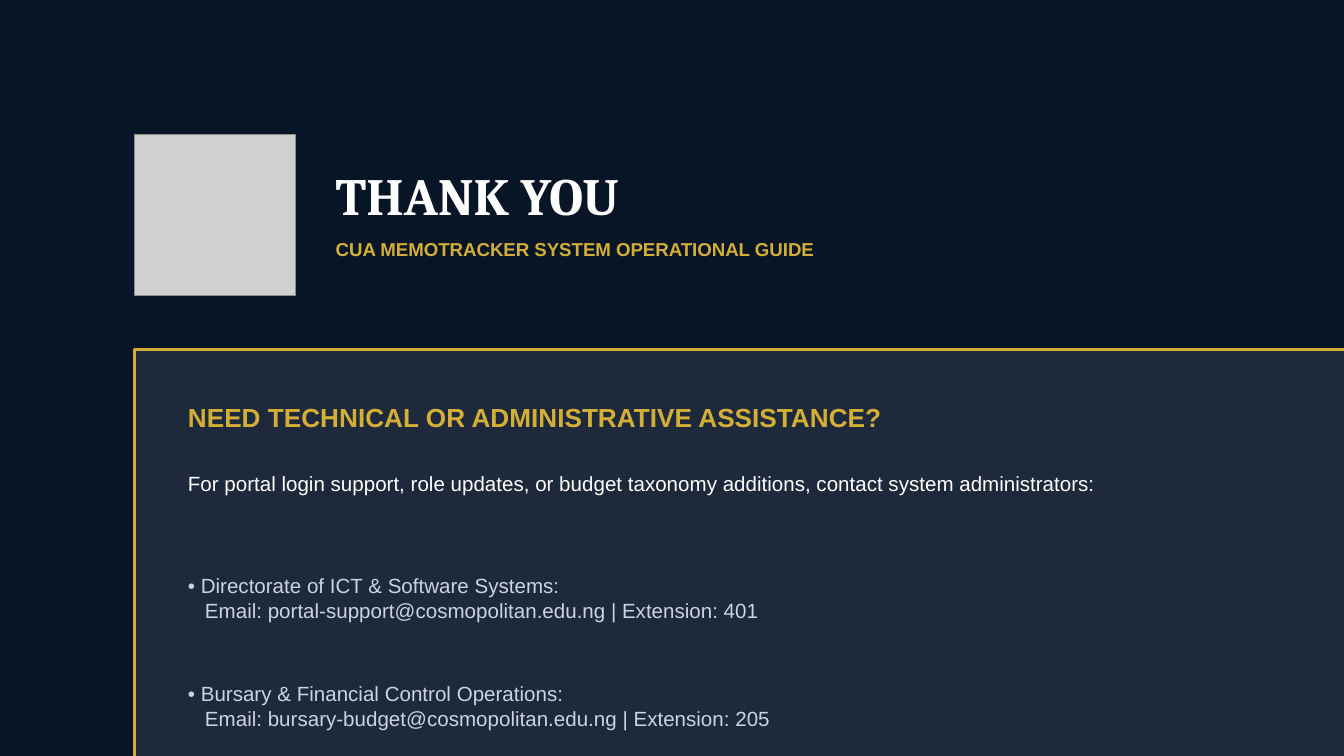
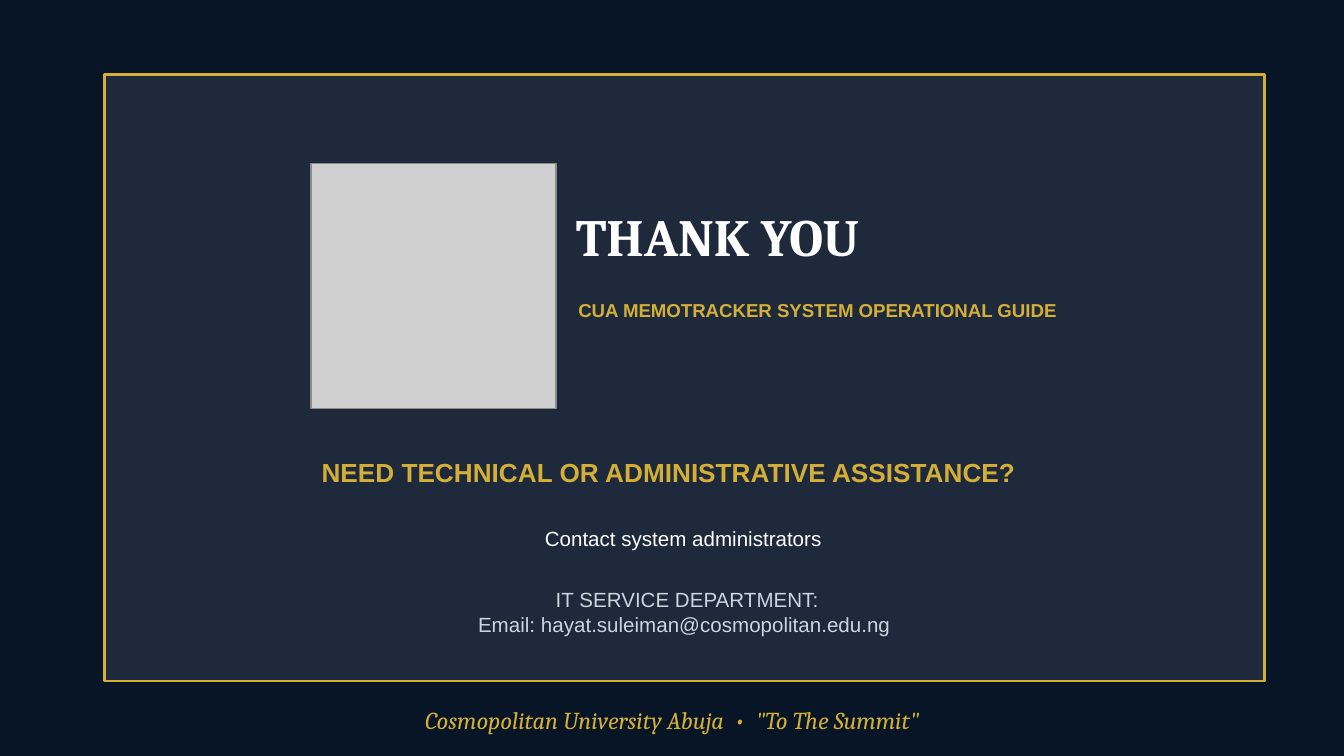
Before and after one commit to DevSadeeqSafana/CUA-MEMOTRACKER, a slide deck: slide 15 of CUAMemoTracker_User_Manual.pptx. Drawn at 1344x756 pixels with LibreOffice and Linux fonts; fonts in the diff are those of the drawing; grey boxes stand for pictures. Boxes give left, top, right and bottom in pixels: in the first picture for what was removed or moved away, otherwise in the second. Text is boxed around its words. In the diff, an @@ line names an element or a change of style, - is before the commit and + after.

```diff
--- a/CUAMemoTracker_User_Manual.pptx
+++ b/CUAMemoTracker_User_Manual.pptx
@@ rectangle: place and size @@
-rectangle at <box>134,349,1344,756</box>
+rectangle at <box>105,74,1265,681</box>
@@ picture: place and size @@
-picture at <box>134,134,296,296</box>
+picture at <box>310,164,555,409</box>
@@ text "THANK YOU": place and size @@
-text "THANK YOU" at <box>336,179,619,216</box>
+text "THANK YOU" at <box>576,220,859,257</box>
@@ text "CUA MEMOTRACKER SYSTEM OPERATIONAL GUIDE": place and size @@
-text "CUA MEMOTRACKER SYSTEM OPERATIONAL GUIDE" at <box>336,243,814,256</box>
+text "CUA MEMOTRACKER SYSTEM OPERATIONAL GUIDE" at <box>578,304,1056,317</box>
@@ text "NEED TECHNICAL OR ADMINISTRATIVE ASSISTANCE?": place and size @@
-text "NEED TECHNICAL OR ADMINISTRATIVE ASSISTANCE?" at <box>188,408,881,428</box>
+text "NEED TECHNICAL OR ADMINISTRATIVE ASSISTANCE?" at <box>322,463,1015,483</box>
@@ text at <box>545,531,821,551</box>: text changed @@
-For portal login support, role updates, or budget taxonomy additions, contact system administrators:
+Contact system administrators
@@ text at <box>478,592,890,637</box>: text changed @@
-• Directorate of ICT & Software Systems:
-Email: portal-support@cosmopolitan.edu.ng | Extension: 401
+IT SERVICE DEPARTMENT:
+Email: hayat.suleiman@cosmopolitan.edu.ng
@@ text removed at <box>201,686,769,730</box> @@
-• Bursary & Financial Control Operations:
-Email: bursary-budget@cosmopolitan.edu.ng | Extension: 205
@@ text added at <box>425,712,919,735</box>, 13 pt, text #D4AF37, italic @@
+Cosmopolitan University Abuja • "To The Summit"
```
Also in this commit, not shown: 14 other slides changed, 21 other files.
